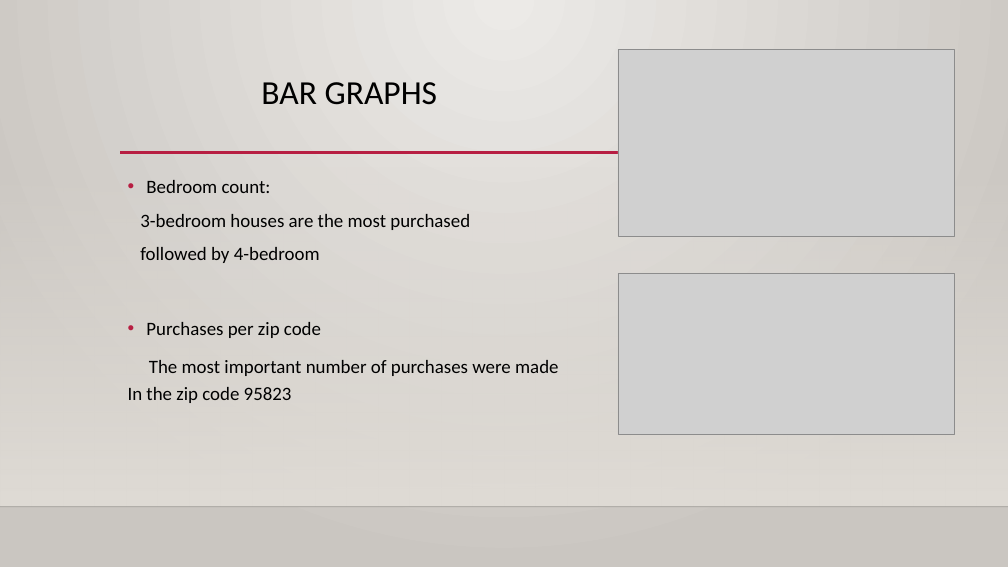
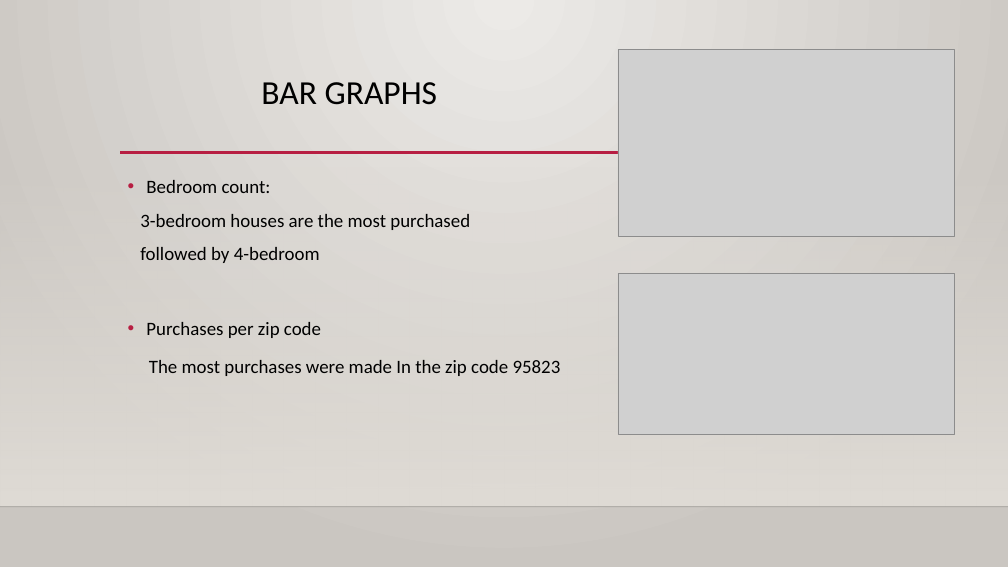
Before and after one commit to scavazos4/Project_One, a slide deck: slide 9 of Sacramento Real Estate.pptx. Drawn at 1008x567 pixels with LibreOffice and Linux fonts; fonts in the diff are those of the drawing; grey boxes stand for pictures; background and template pictures are left out. Boxes give left, top, right and bottom in pixels: in the first picture for what was removed or moved away, otherwise in the second. Text is boxed around its words. In the diff, an @@ line names an element or a change of style, - is before the commit and + after.

```diff
--- a/Sacramento Real Estate.pptx
+++ b/Sacramento Real Estate.pptx
@@ text at box(149, 360, 561, 376): text changed @@
-The most important number of purchases were made In the zip code 95823
+The most purchases were made In the zip code 95823
```
Also in this commit, not shown: 9 other slides changed, 1 slide added.
